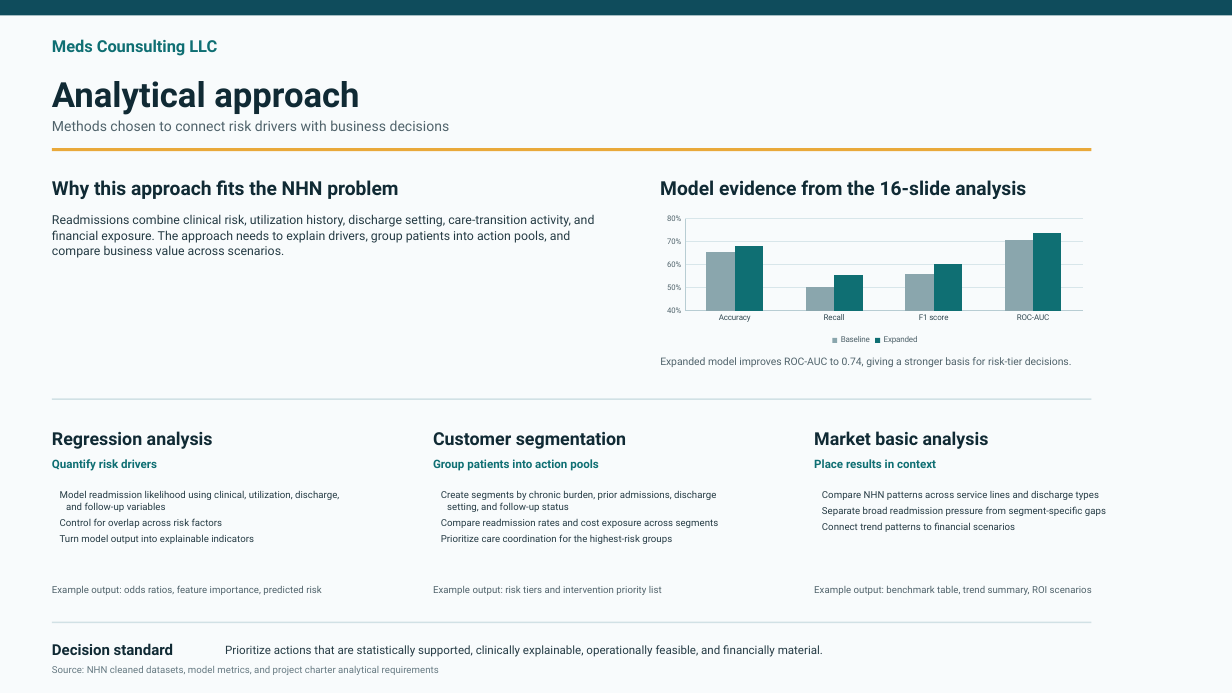
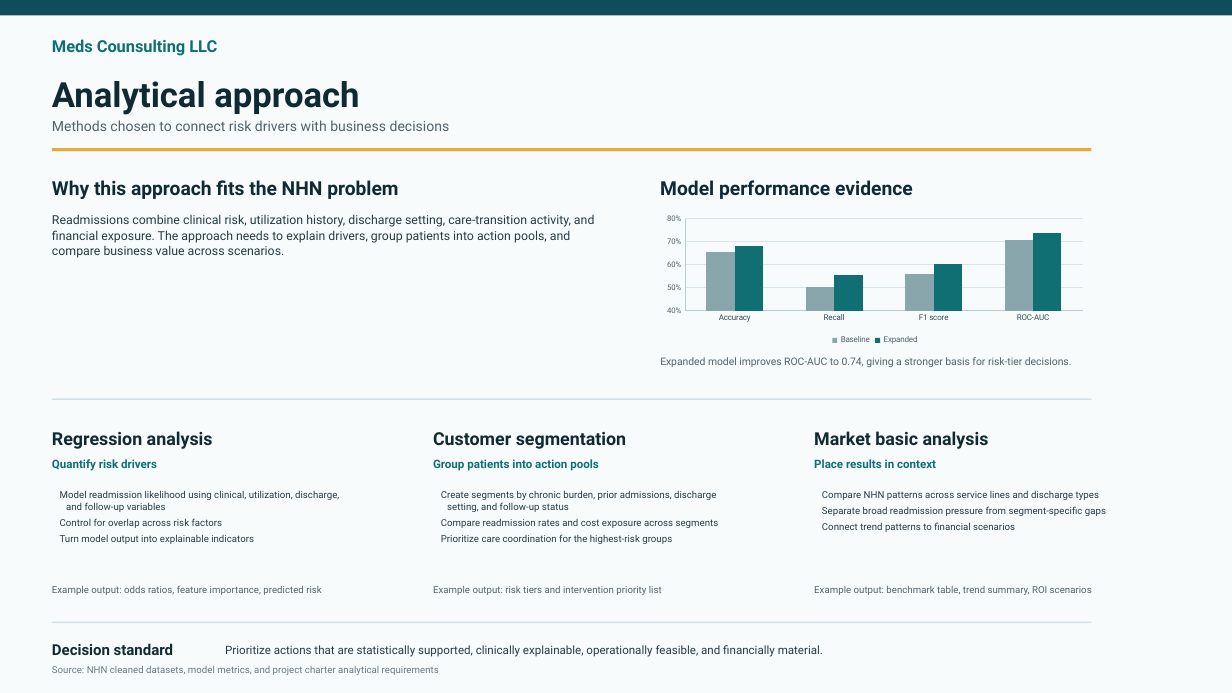
Before and after one commit to BostonSupremeMantou/onsite_project, a slide deck: slide 3 of drafts/saturday_submission.pptx. Drawn at 1232x693 pixels with LibreOffice and Linux fonts; fonts in the diff are those of the drawing. Boxes give left, top, right and bottom in pixels: in the first picture for what was removed or moved away, otherwise in the second. Text is boxed around its words. In the diff, an @@ line names an element or a change of style, - is before the commit and + after.

```diff
--- a/drafts/saturday_submission.pptx
+++ b/drafts/saturday_submission.pptx
@@ text at <box>660,180,913,199</box>: text changed @@
-Model evidence from the 16-slide analysis
+Model performance evidence
```
Also in this commit, not shown: 1 other slide changed, 3 other files.
